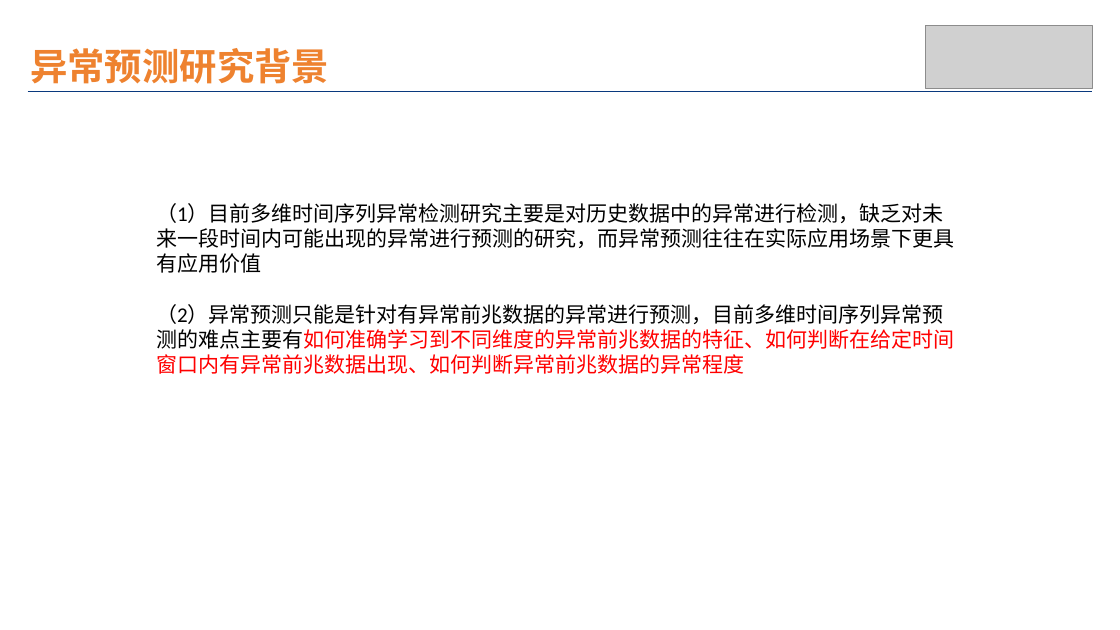
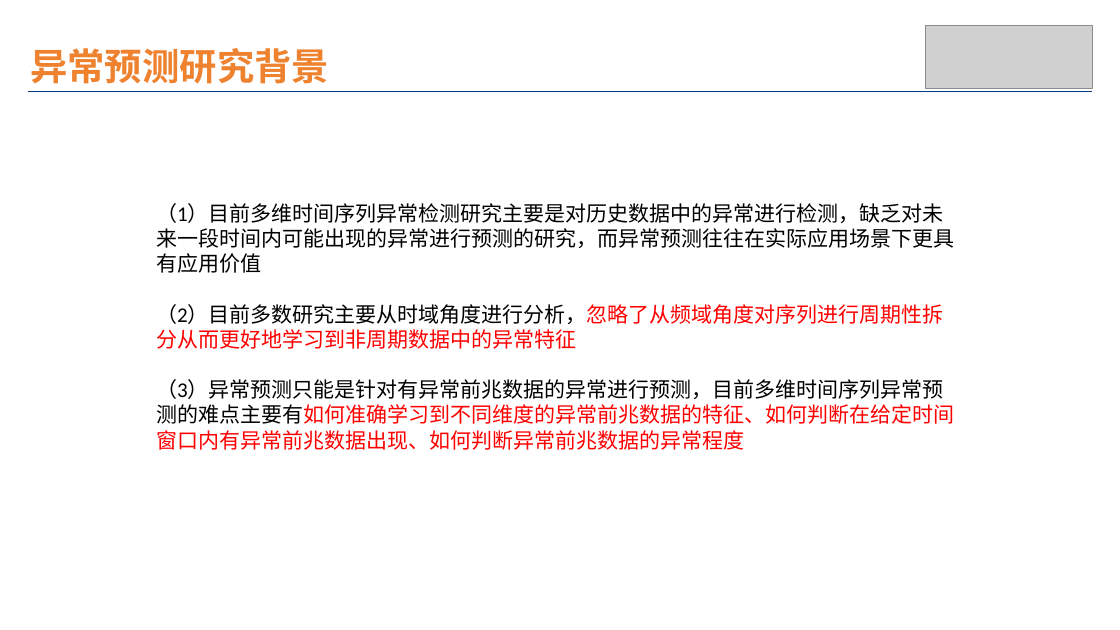
Before and after one commit to wuchenhu98/lunwen, a slide deck: slide 8 of 论文模型.pptx. Drawn at 1120x630 pixels with LibreOffice and Linux fonts; fonts in the diff are those of the drawing; grey boxes stand for pictures. Boxes give left, top, right and bottom in pixels: in the first picture for what was removed or moved away, otherwise in the second. Text is boxed around its words. In the diff, an @@ line names an element or a change of style, - is before the commit and + after.

```diff
--- a/论文模型.pptx
+++ b/论文模型.pptx
@@ text at (156,304,954,450): text changed @@
-（2）异常预测只能是针对有异常前兆数据的异常进行预测，目前多维时间序列异常预测的难点主要有如何准确学习到不同维度的异常前兆数据的特征、如何判断在给定时间窗口内有异常前兆数据出现、如何判断异常前兆数据的异常程度
+（2）目前多数研究主要从时域角度进行分析，忽略了从频域角度对序列进行周期性拆分从而更好地学习到非周期数据中的异常特征
+（3）异常预测只能是针对有异常前兆数据的异常进行预测，目前多维时间序列异常预测的难点主要有如何准确学习到不同维度的异常前兆数据的特征、如何判断在给定时间窗口内有异常前兆数据出现、如何判断异常前兆数据的异常程度
```
Also in this commit, not shown: 3 other slides changed.
